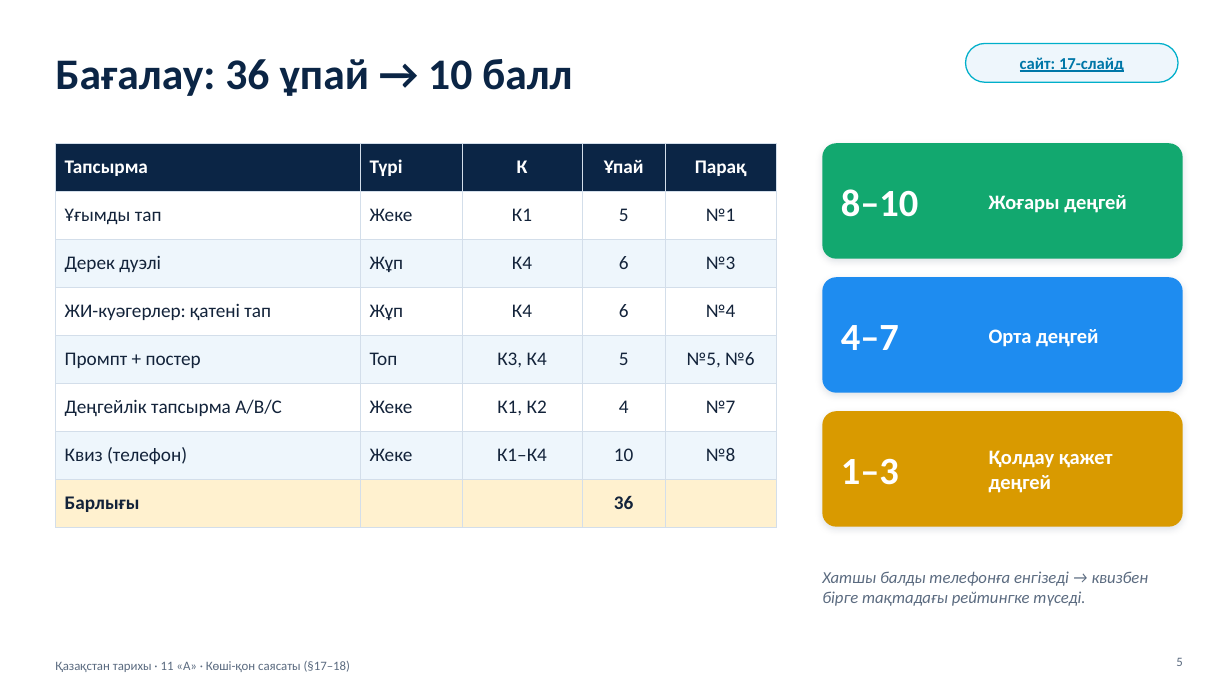
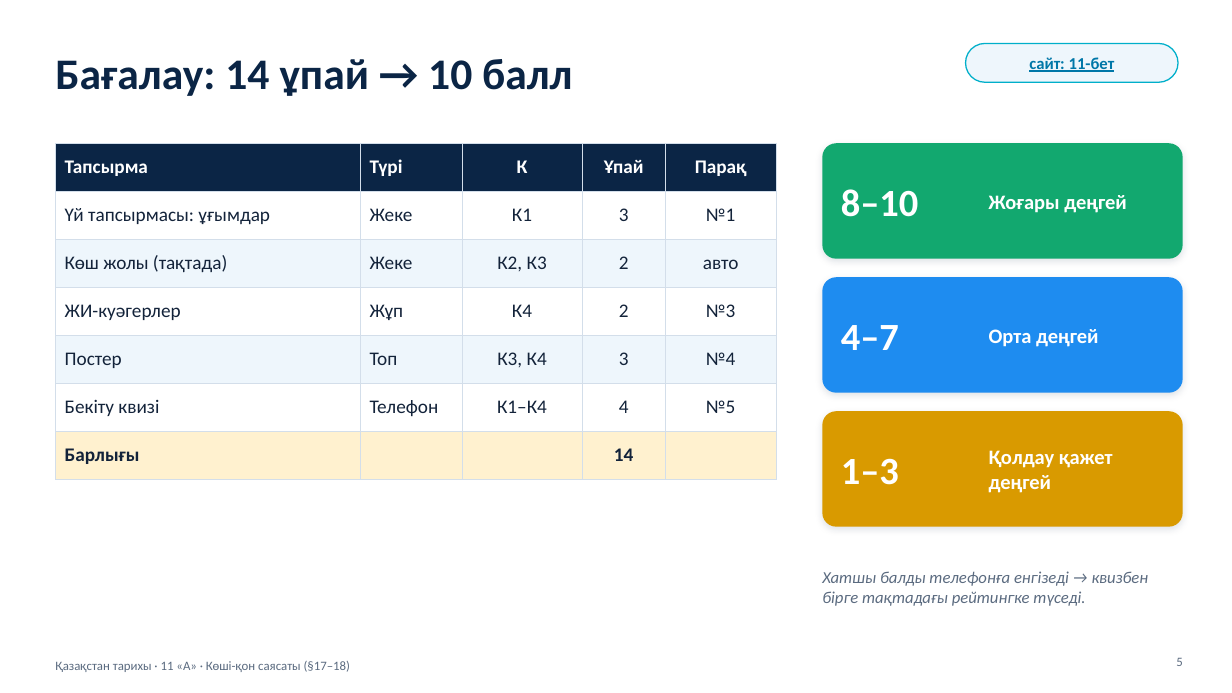
Before and after one commit to makpalkubantova-arch/koshkonkznatfrikh, a slide deck: slide 5 of materialdar/2-Prezentaciya-Koshi-qon-sayasaty.pptx. Drawn at 1232x693 pixels with LibreOffice and Linux fonts; fonts in the diff are those of the drawing. Boxes give left, top, right and bottom in pixels: in the first picture for what was removed or moved away, otherwise in the second. Text is boxed around its words. In the diff, an @@ line names an element or a change of style, - is before the commit and + after.

```diff
--- a/materialdar/2-Prezentaciya-Koshi-qon-sayasaty.pptx
+++ b/materialdar/2-Prezentaciya-Koshi-qon-sayasaty.pptx
@@ title at bbox=[55, 59, 572, 96]: text changed @@
-Бағалау: 36 ұпай → 10 балл
+Бағалау: 14 ұпай → 10 балл
@@ text in rounded rectangle at bbox=[1029, 57, 1115, 72]: text changed @@
-сайт: 17-слайд
+сайт: 11-бет
@@ table at bbox=[55, 143, 776, 468] @@
-row 2: Ұғымды тап | Жеке | К1 | 5 | №1
-row 3: Дерек дуэлі | Жұп | К4 | 6 | №3
-row 4: ЖИ-куәгерлер: қатені тап | Жұп | К4 | 6 | №4
-row 5: Промпт + постер | Топ | К3, К4 | 5 | №5, №6
-row 6: Деңгейлік тапсырма A/B/C | Жеке | К1, К2 | 4 | №7
-row 7: Квиз (телефон) | Жеке | К1–К4 | 10 | №8
-row 8: Барлығы |  |  | 36 | 
+row 2: Үй тапсырмасы: ұғымдар | Жеке | К1 | 3 | №1
+row 3: Көш жолы (тақтада) | Жеке | К2, К3 | 2 | авто
+row 4: ЖИ-куәгерлер | Жұп | К4 | 2 | №3
+row 5: Постер | Топ | К3, К4 | 3 | №4
+row 6: Бекіту квизі | Телефон | К1–К4 | 4 | №5
+row 7: Барлығы |  |  | 14 | 
```
Also in this commit, not shown: 9 other slides changed, 3 slides added, 6 slides removed, 23 other files.
